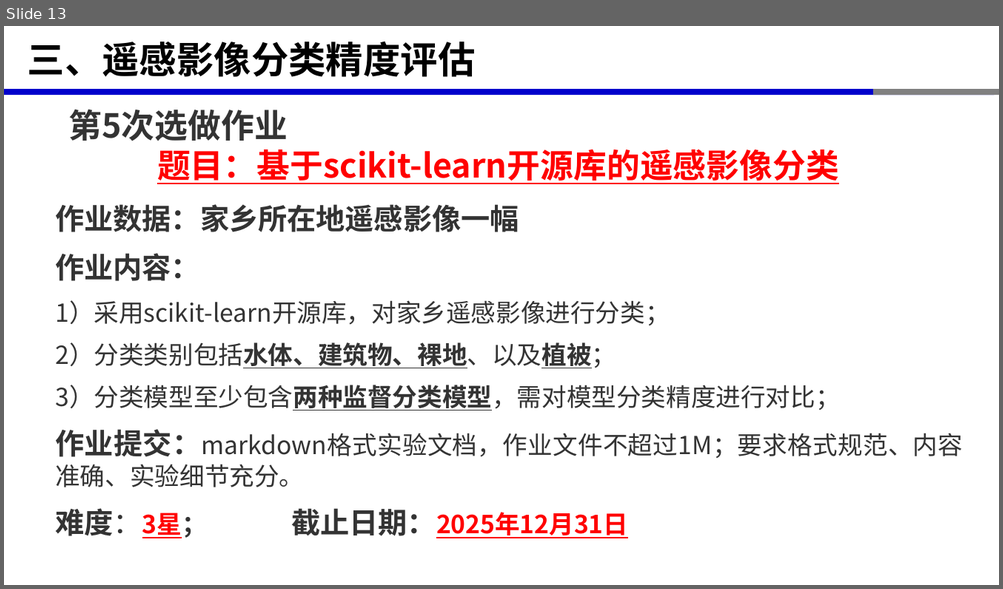
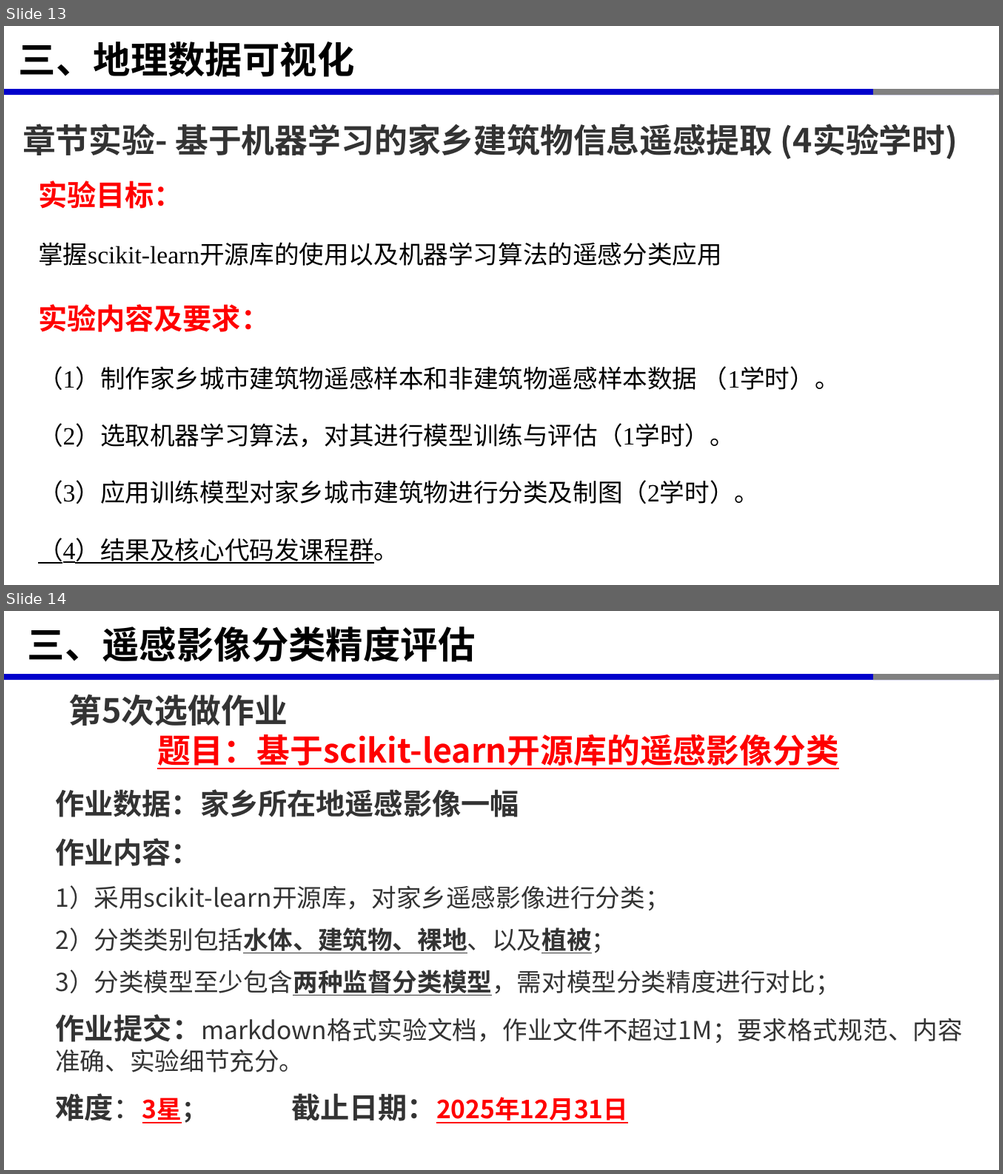
Before and after one commit to xinluo2018/open-source-gis-course, a slide deck: 第7章-机器学习与遥感信息提取-8课时/第7章-机器学习与遥感信息提取.pptx. Shown one above the other, each under a label of ours: slide 13 before the commit, slides 13 and 14 after it. The pictures are 1003x589 and 1003x1174 pixels, drawn with LibreOffice and Linux fonts; fonts in the diff are those of the drawing. Boxes give left, top, right and bottom in pixels: in the first picture for what was removed or moved away, otherwise in the second. Text is boxed around its words. In the diff, an @@ line names an element or a change of style, - is before the commit and + after.

```diff
--- a/第7章-机器学习与遥感信息提取-8课时/第7章-机器学习与遥感信息提取.pptx
+++ b/第7章-机器学习与遥感信息提取-8课时/第7章-机器学习与遥感信息提取.pptx
@@ slide 13 added at (4, 26, 999, 585), background #FFFFFF; not listed: 3 template elements that a slide beside it also shows @@
@@ title added at (19, 42, 355, 77), 36 pt, text #000000, bold @@
+三、地理数据可视化
@@ text added at (22, 124, 958, 159), 32 pt, text #333333, bold @@
+章节实验- 基于机器学习的家乡建筑物信息遥感提取 (4实验学时)
@@ text added at (38, 181, 839, 564), 24 pt, text #000000 @@
+实验目标：
+掌握scikit-learn开源库的使用以及机器学习算法的遥感分类应用
+实验内容及要求：
+（1）制作家乡城市建筑物遥感样本和非建筑物遥感样本数据 （1学时）。
+（2）选取机器学习算法，对其进行模型训练与评估（1学时）。
+（3）应用训练模型对家乡城市建筑物进行分类及制图（2学时）。
+（4）结果及核心代码发课程群。
@@ what was slide 13 is now slide 14 @@
```
Also in this commit, not shown: 1 slide changed, 13 other files.
